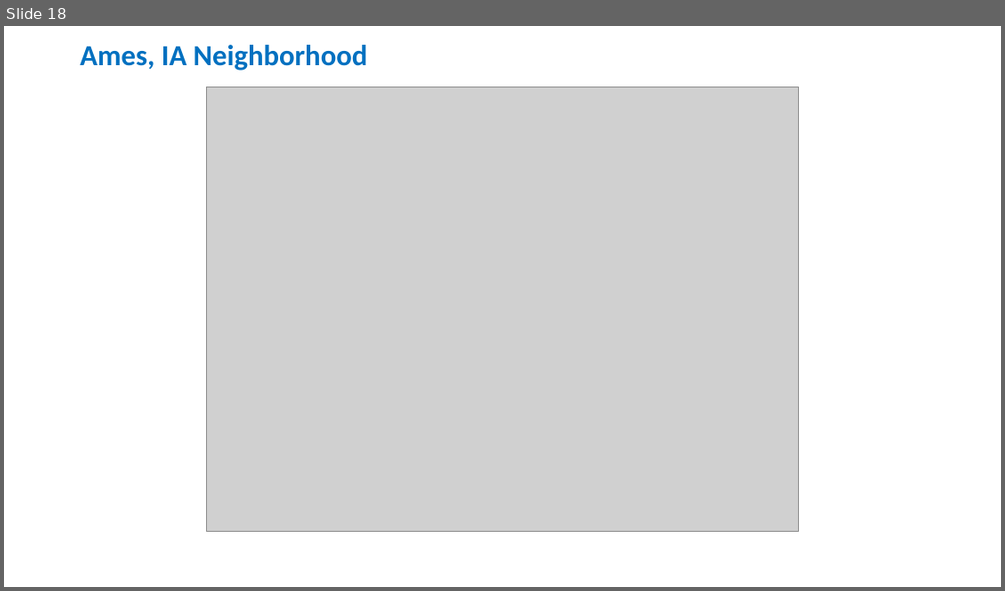
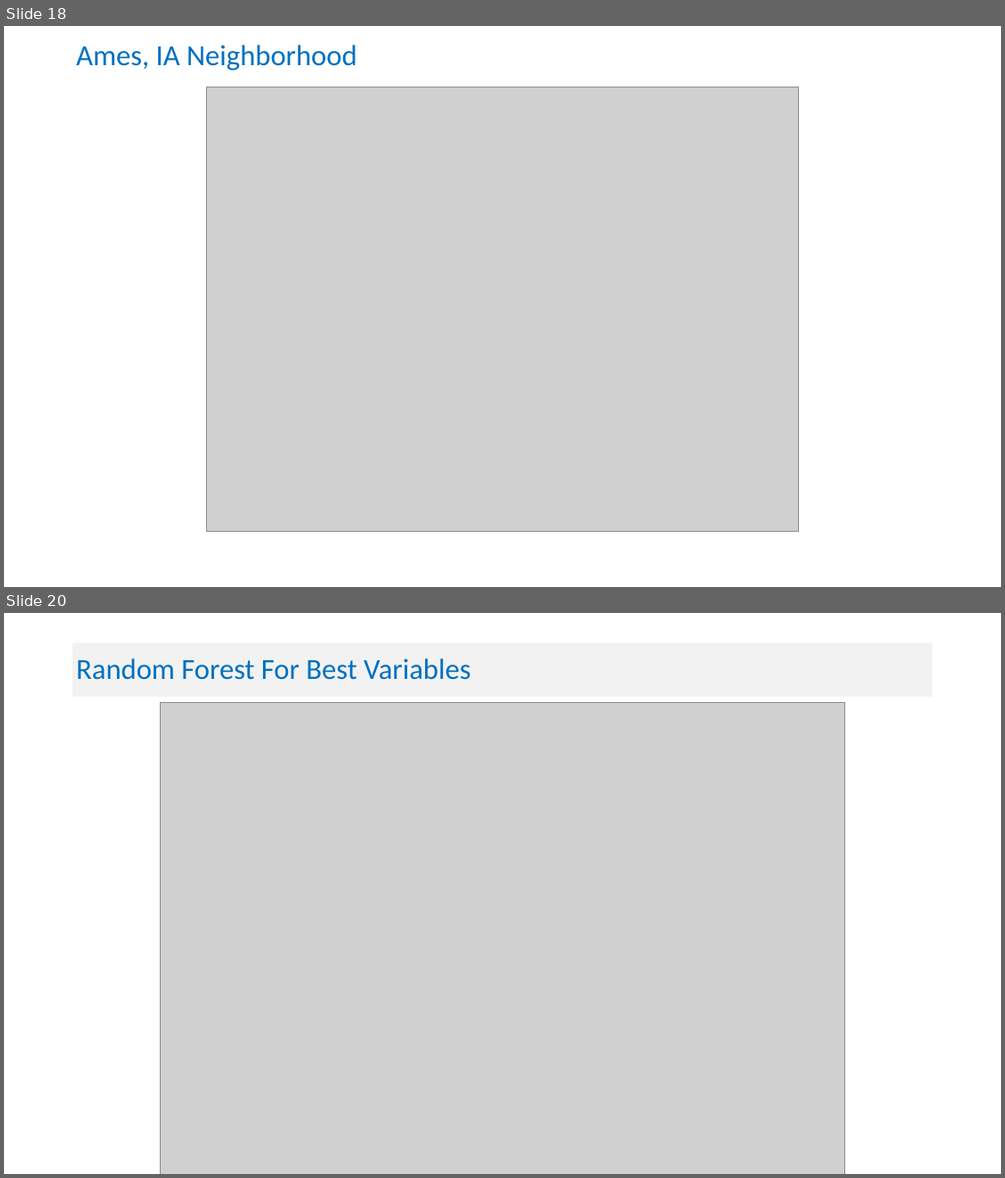
Before and after one commit to manasagodkhindi/AmesHousingPrediction, a slide deck: HousingPricesPresentations.pptx. Shown one above the other, each under a label of ours: slide 18 before the commit, slides 18 and 20 after it; the slides between them are not shown. The pictures are 1005x591 and 1005x1178 pixels, drawn with LibreOffice and Linux fonts; fonts in the diff are those of the drawing; grey boxes stand for pictures. Boxes give left, top, right and bottom in pixels: in the first picture for what was removed or moved away, otherwise in the second. Text is boxed around its words. In the diff, an @@ line names an element or a change of style, - is before the commit and + after.

```diff
--- a/HousingPricesPresentations.pptx
+++ b/HousingPricesPresentations.pptx
@@ slide 20 added at [4,613,1001,1174], background #FFFFFF @@
@@ rectangle added at [73,643,933,697], fill #F2F2F2, 28 pt, text #0070C0 @@
+Random Forest For Best Variables
@@ picture added at [161,703,845,1174] @@
@@ slide 18 changed as well @@
@@ title "Ames, IA Neighborhood" at [76,45,357,70]: bold off @@
```
Also in this commit, not shown: 30 other slides changed, 1 other slide added.
